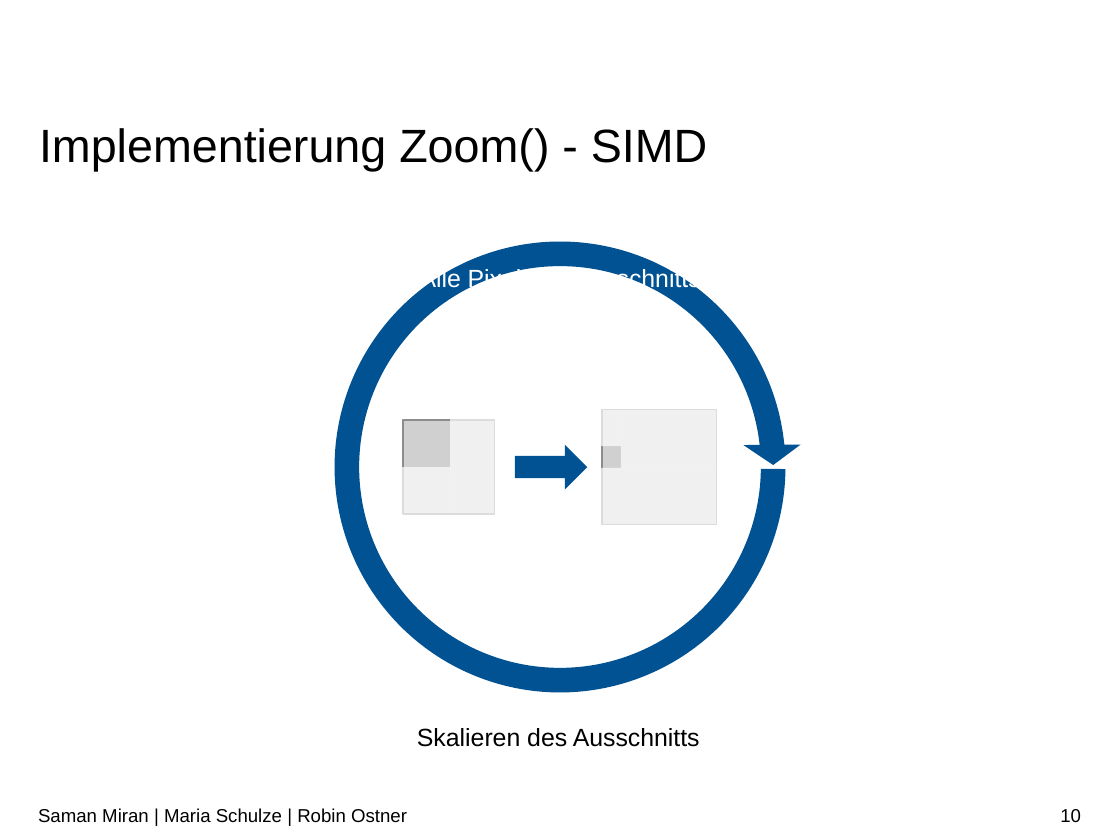
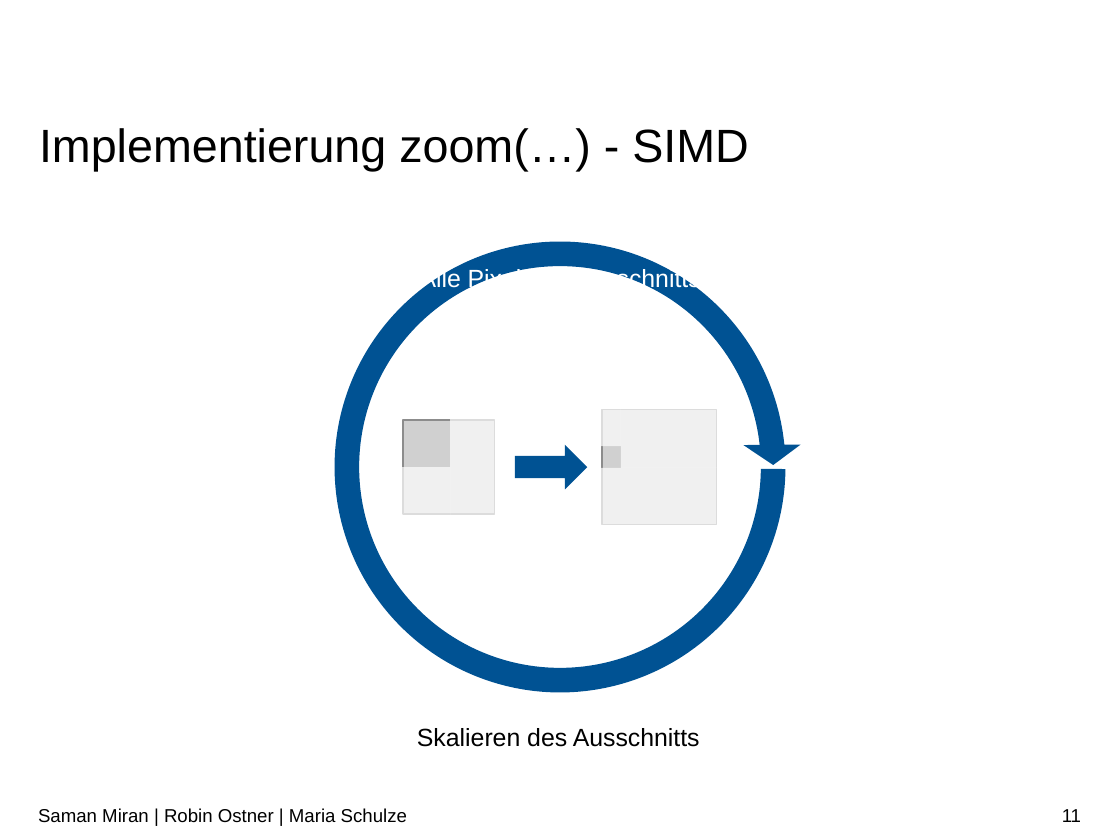
Before and after one commit to RobinOstner/bestASP, a slide deck: slide 11 of Praktikum ASP – Team 15.pptx (slide 10 before the commit). Drawn at 1120x840 pixels with LibreOffice and Linux fonts; fonts in the diff are those of the drawing; grey boxes stand for pictures; background and template pictures are left out. Boxes give left, top, right and bottom in pixels: in the first picture for what was removed or moved away, otherwise in the second. Text is boxed around its words. In the diff, an @@ line names an element or a change of style, - is before the commit and + after.

```diff
--- a/Praktikum ASP – Team 15.pptx
+++ b/Praktikum ASP – Team 15.pptx
@@ title at <box>39,128,748,171</box>: text changed @@
-Implementierung Zoom() - SIMD
+Implementierung zoom(…) - SIMD
@@ text at <box>38,808,407,823</box>: text changed @@
-Saman Miran | Maria Schulze | Robin Ostner
+Saman Miran | Robin Ostner | Maria Schulze
@@ page number at <box>1062,809,1081,822</box>: text changed @@
-10
+11
```
Also in this commit, not shown: 11 other slides changed, 2 slides added.
